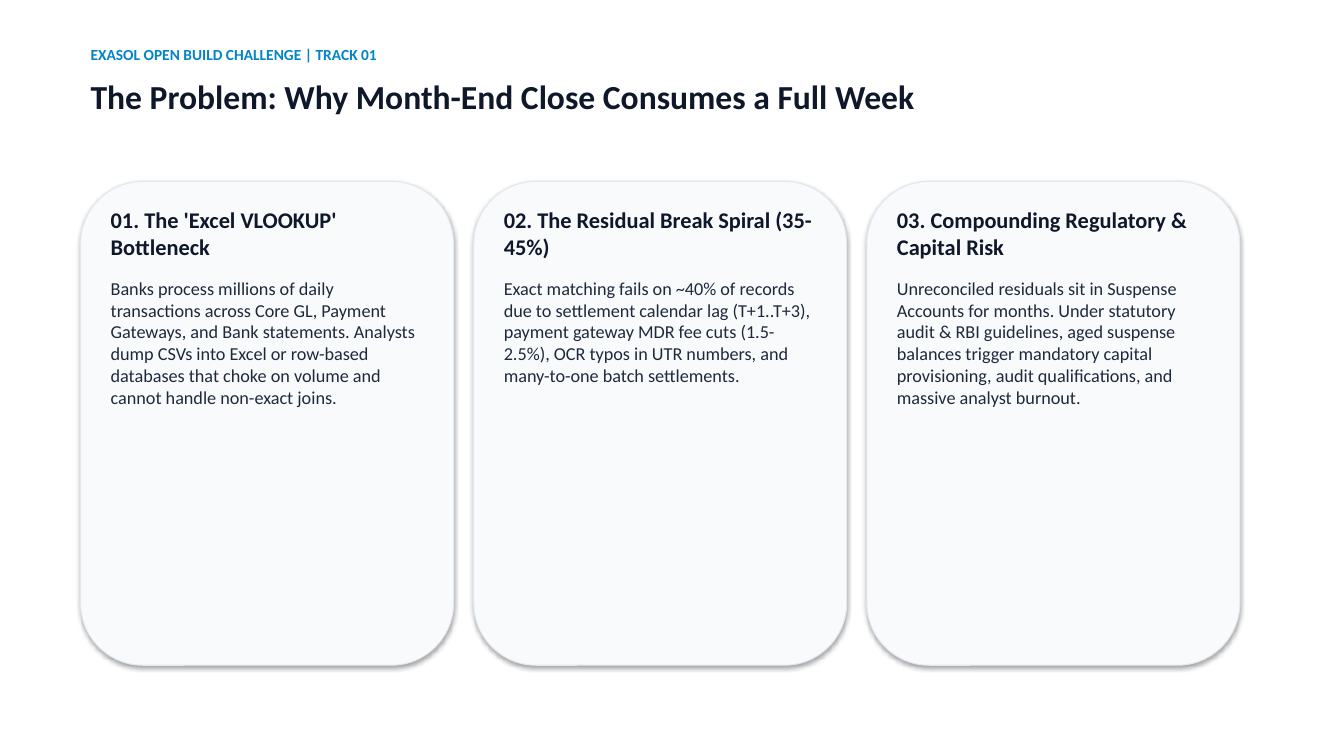
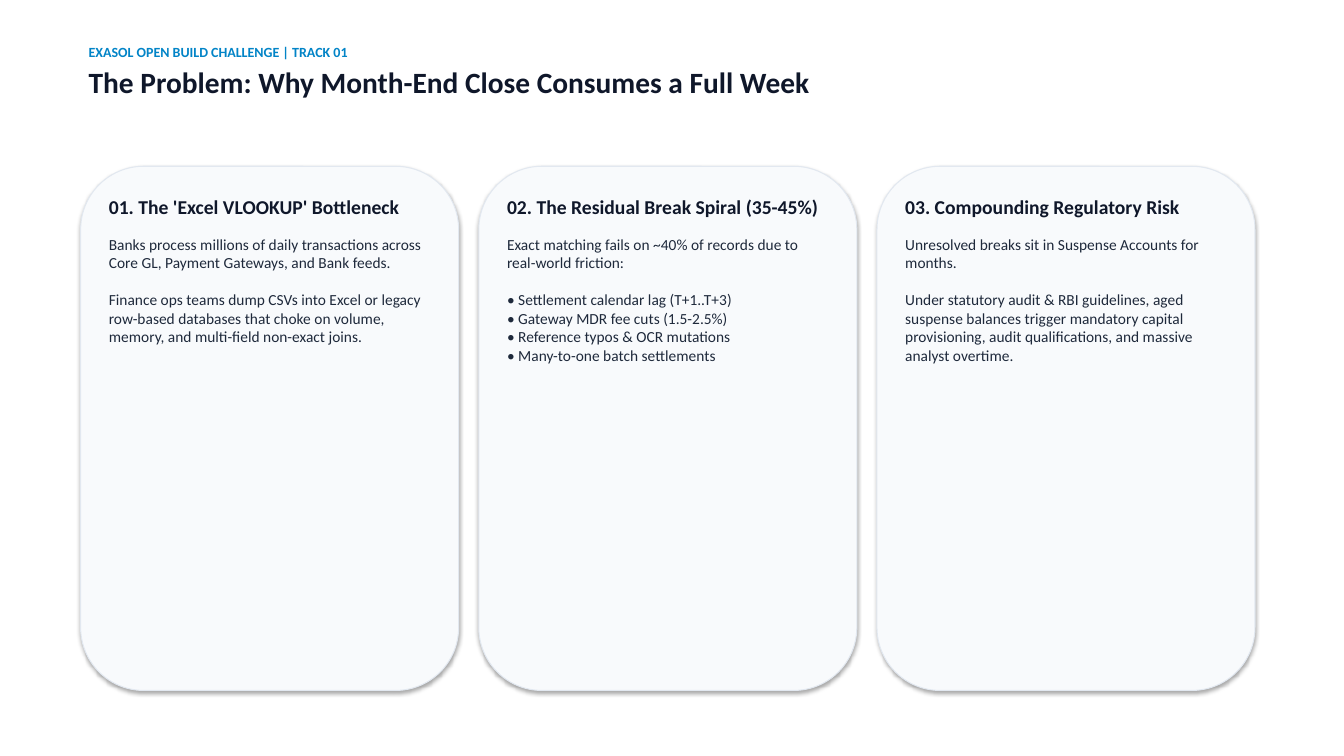
Before and after one commit to SnehaAnand21/exasol-closeloop, a slide deck: slide 2 of docs/CloseLoop_Pitch_Deck.pptx. Drawn at 1344x756 pixels with LibreOffice and Linux fonts; fonts in the diff are those of the drawing. Boxes give left, top, right and bottom in pixels: in the first picture for what was removed or moved away, otherwise in the second. Text is boxed around its words. In the diff, an @@ line names an element or a change of style, - is before the commit and + after.

Commit message:
fix(deck): eliminate text overlaps with adjusted typography and card margins

```diff
--- a/docs/CloseLoop_Pitch_Deck.pptx
+++ b/docs/CloseLoop_Pitch_Deck.pptx
@@ text at <box>89,47,347,57</box>: size 11 to 10 pt in "EXASOL OPEN BUILD CHALLENGE | TRACK 01"; more space between paragraphs @@
@@ text at <box>89,72,809,98</box>: paragraph added @@
+The Problem: Why Month-End Close Consumes a Full Week
@@ text removed at <box>91,85,914,115</box> @@
-The Problem: Why Month-End Close Consumes a Full Week
@@ rounded rectangle: place and size @@
-rounded rectangle at <box>81,181,454,665</box>
+rounded rectangle at <box>81,166,459,691</box>
@@ rounded rectangle: place and size @@
-rounded rectangle at <box>474,181,847,665</box>
+rounded rectangle at <box>479,166,857,691</box>
@@ rounded rectangle: place and size @@
-rounded rectangle at <box>867,181,1240,665</box>
+rounded rectangle at <box>877,166,1255,691</box>
@@ text "01. The 'Excel VLOOKUP' Bottleneck": place and size @@
-text "01. The 'Excel VLOOKUP' Bottleneck" at <box>111,212,415,407</box>
+text "01. The 'Excel VLOOKUP' Bottleneck" at <box>109,200,421,345</box>
@@ text at <box>109,200,399,214</box>: size 16 to 14 pt in "01. The 'Excel VLOOKUP' Bottleneck" @@
@@ text "02. The Residual Break Spiral ...": place and size @@
-text "02. The Residual Break Spiral ..." at <box>504,211,811,385</box>
+text "02. The Residual Break Spiral ..." at <box>507,199,818,364</box>
@@ text at <box>507,199,818,217</box>: size 16 to 14 pt in "02. The Residual Break Spiral (35-45%)" @@
@@ text at <box>905,200,1199,364</box>: text changed; size 13 to 11 pt @@
-03. Compounding Regulatory & Capital Risk
-Unreconciled residuals sit in Suspense Accounts for months. Under statutory audit & RBI guidelines, aged suspense balances trigger mandatory capital provisioning, audit qualifications, and massive analyst burnout.
+03. Compounding Regulatory Risk
+Unresolved breaks sit in Suspense Accounts for months.
+Under statutory audit & RBI guidelines, aged suspense balances trigger mandatory capital provisioning, audit qualifications, and massive analyst overtime.
@@ text at <box>109,239,421,345</box>: text changed; size 13 to 11 pt @@
-Banks process millions of daily transactions across Core GL, Payment Gateways, and Bank statements. Analysts dump CSVs into Excel or row-based databases that choke on volume and cannot handle non-exact joins.
+Banks process millions of daily transactions across Core GL, Payment Gateways, and Bank feeds.
+Finance ops teams dump CSVs into Excel or legacy row-based databases that choke on volume, memory, and multi-field non-exact joins.
@@ text at <box>507,239,798,364</box>: text changed; size 13 to 11 pt @@
-Exact matching fails on ~40% of records due to settlement calendar lag (T+1..T+3), payment gateway MDR fee cuts (1.5-2.5%), OCR typos in UTR numbers, and many-to-one batch settlements.
+Exact matching fails on ~40% of records due to real-world friction:
+• Settlement calendar lag (T+1..T+3)
+• Gateway MDR fee cuts (1.5-2.5%)
+• Reference typos & OCR mutations
+• Many-to-one batch settlements
```
Also in this commit, not shown: 9 other slides changed, 2 other files.
